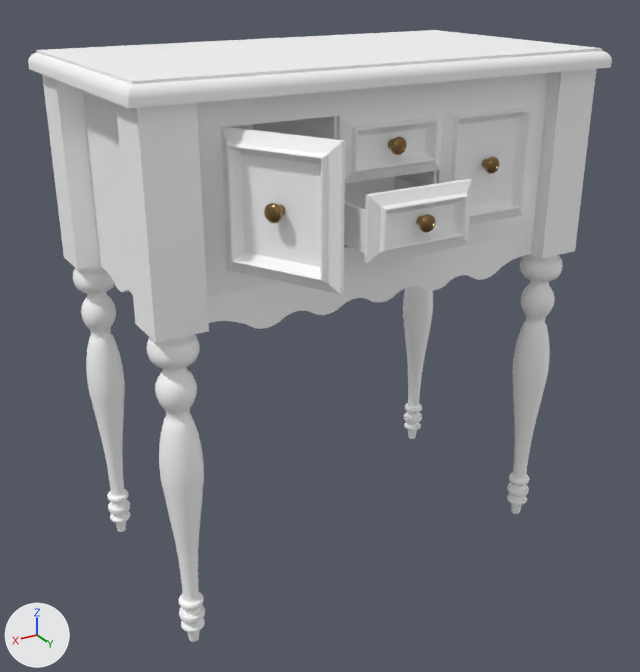
Two versions of the glTF model SideTable.gltf, one commit apart.
Camera for both pictures: a camera (50 mm lens) standing at (0.979, 1.623, 1.324) and looking at (0.047, 0.069, 0.547). Every picture has the same lights, and +X, +Y and +Z are marked at lower left. Where no turn or scale is listed for an object, it has been applied to the vertices.
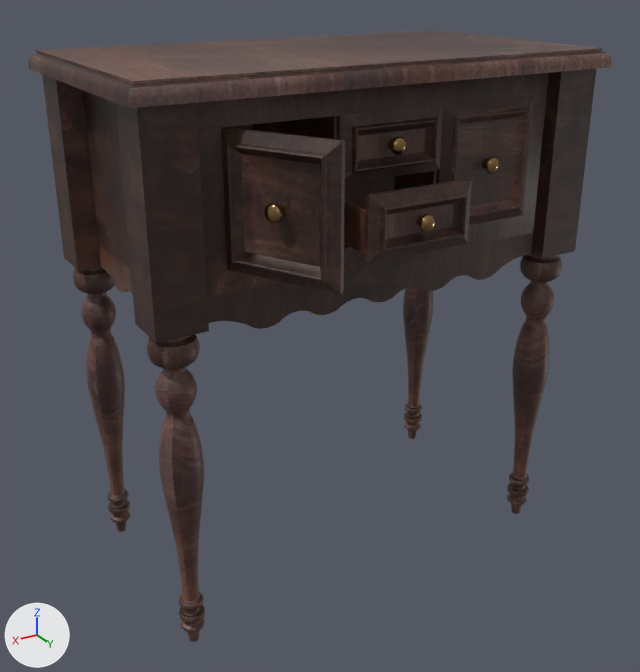
Changed parts and their boxes [x1, y1, x2, y2] in the pictures (640 x 672 px):
'Plane', surface changed: [28, 30, 612, 642] in both
'Plane.005', surface changed (grey to brown): [221, 127, 345, 294] in both
'Plane.009', surface changed: [436, 96, 534, 225] in both
'Plane.006', surface changed: [344, 176, 472, 263] in both
'Plane.007', surface changed: [337, 105, 443, 184] in both

The change, as a list of edits to the scene's bpy script:
```text
Add img_wood10:
    img_wood10 = load_image('Wood10', '_unpacked/Wood10', 800, 600, 'sRGB')
Change mat_sidewoood:
    remove mat_sidewoood.base_color = (1.0, 1.0, 1.0)  # white #ffffff
    add mat_sidewoood.texture = img_wood10
```
